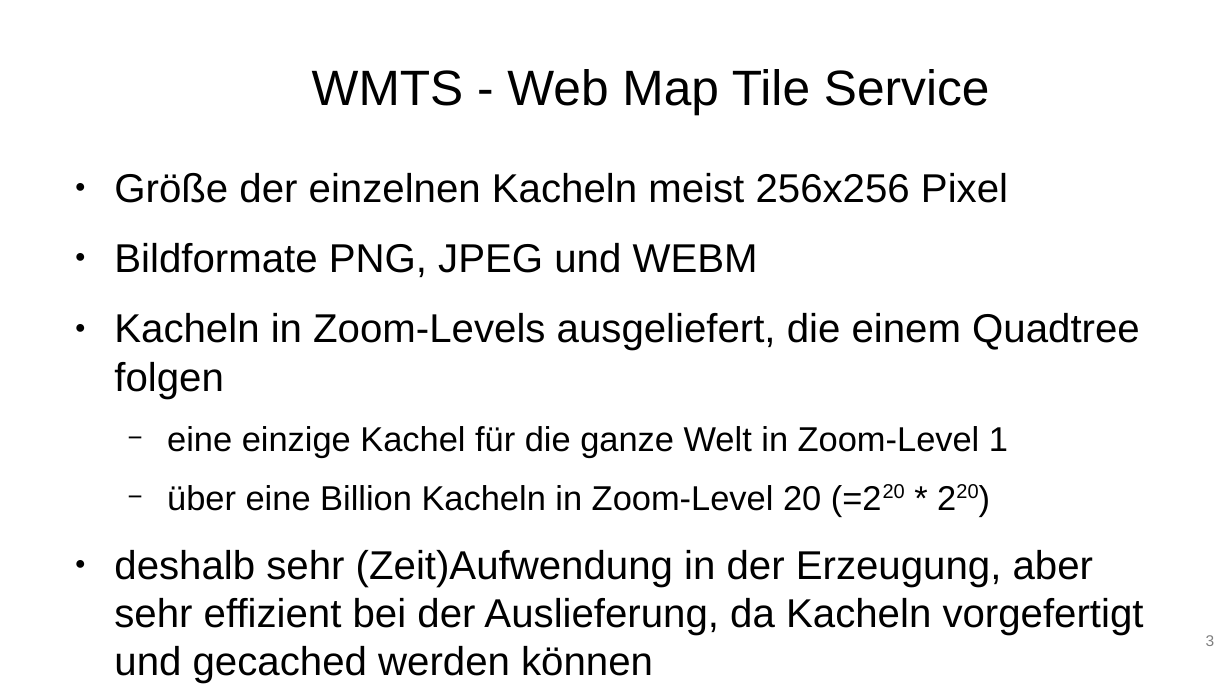
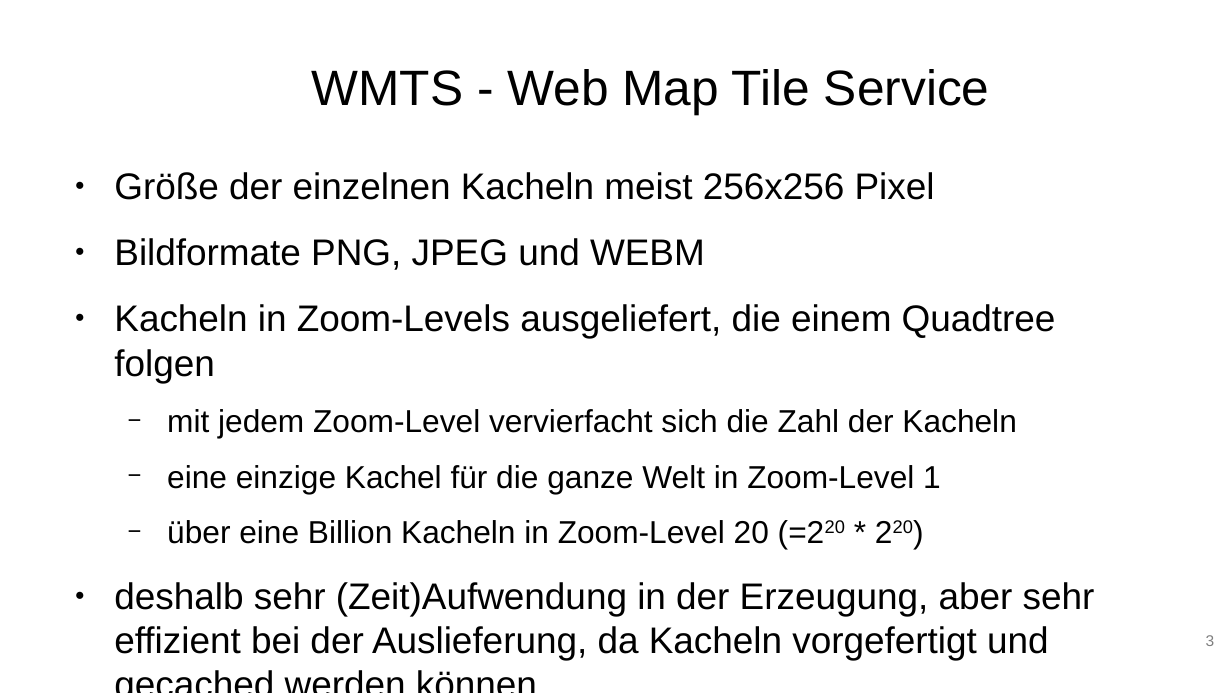
Before and after one commit to webmapping-oer/wmts, a slide deck: slide 3 of material/slides.odp. Drawn at 1232x693 pixels with LibreOffice and Linux fonts; fonts in the diff are those of the drawing; background and template pictures are left out. Boxes give left, top, right and bottom in pixels: in the first picture for what was removed or moved away, otherwise in the second. Text is boxed around its words. In the diff, an @@ line names an element or a change of style, - is before the commit and + after.

Commit message:
clarify quadtree

```diff
--- a/material/slides.odp
+++ b/material/slides.odp
@@ text at (114, 172, 1095, 660): size 25.9 to 23.8 pt in "Größe der einzelnen Kacheln meist 256x256 Pixel", "Bildformate PNG, JPEG und WEBM", "Kacheln in Zoom-Levels ausgeliefert, die einem Quadtree ...", "deshalb sehr (Zeit)Aufwendung in der Erzeugung, aber ..."; size 22.2 to 20.4 pt in "eine einzige Kachel für die ganze Welt ...", "über eine Billion Kacheln in Zoom-Level 20 ..." @@
@@ text at (167, 409, 1016, 438): paragraph added @@
+  − mit jedem Zoom-Level vervierfacht sich die Zahl der Kacheln
```
